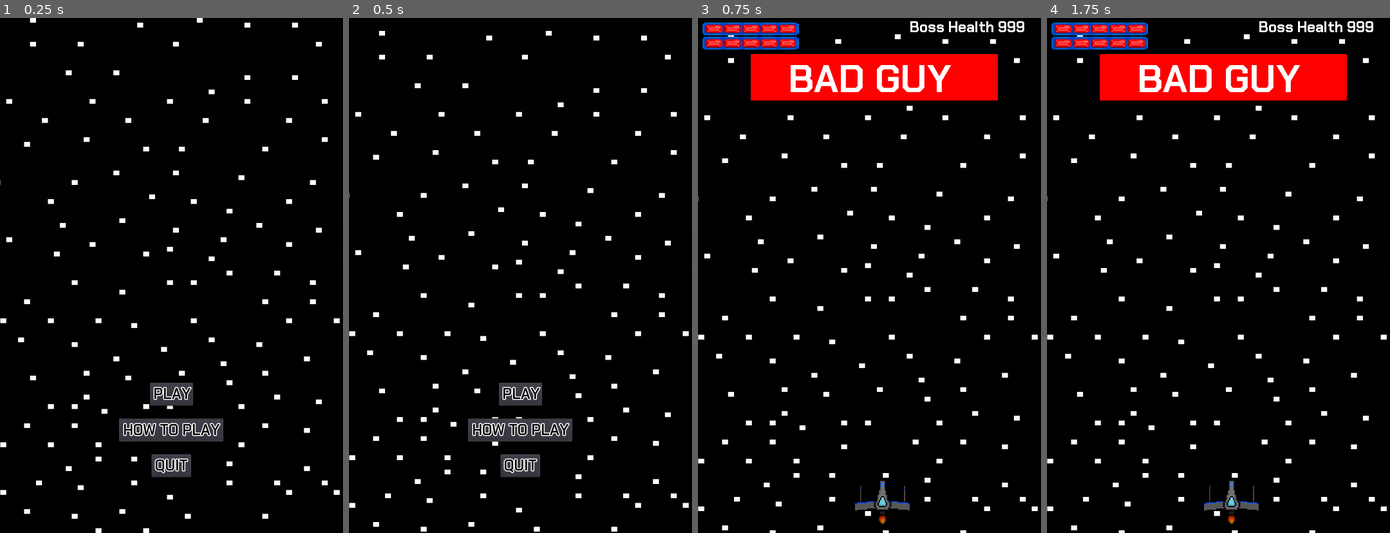
Above: before the commit, frames 1-4 (left to right).
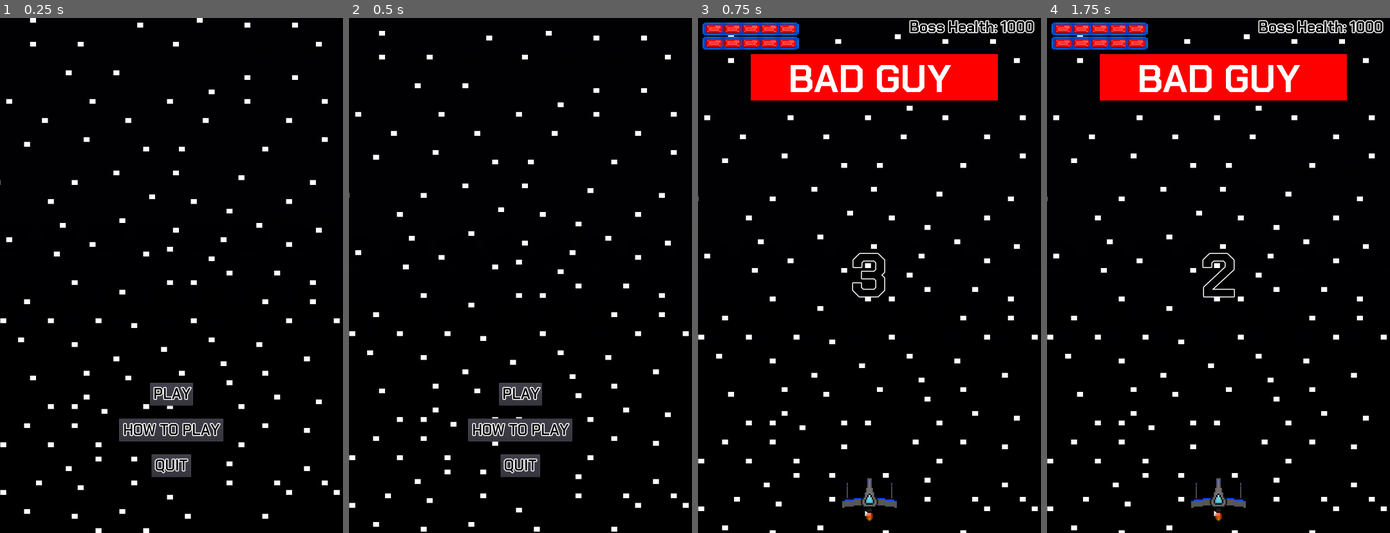
Above: after the commit, the same moments.

Repository: Cecilist/Final-BossFightBulletShooter
Game: Godot game, scene res://src/MainMenu.tscn
Two runs of this game, one before a commit and one after it. Both use one fixed random seed, a clock stepped at 60 frames per second and the inputs below.
Inputs:
- Up to frame 1 (0.25 s): no input
- Up to frame 2 (0.5 s): no input
- Up to frame 3 (0.75 s): click "PLAY" at 0.5 s
- Up to frame 4 (1.75 s): tap Enter (play_game) at 1.25, 1.35 s; hold D (move_right) from 1.28 s (still down); tap Space (shoot) at 1.55 s

Frames 1-2 are identical in both runs. In frame 3, 1.4% of the frame differs, in the area x 42-99%, y 0-99%; in frame 4, 1.4%.

Commit message:
Add unpause timer and refactor code

Diff:
--- a/project/project.godot
+++ b/project/project.godot
@@ -18,11 +18,6 @@
 "class": "BossBullet",
 "language": "GDScript",
 "path": "res://src/BossBullet.gd"
-}, {
-"base": "Node2D",
-"class": "GameOver",
-"language": "GDScript",
-"path": "res://src/GameOver.gd"
 }, {
 "base": "Node2D",
 "class": "Instructions",
@@ -48,22 +43,15 @@
 "class": "PlayerBullet",
 "language": "GDScript",
 "path": "res://src/PlayerBullet.gd"
-}, {
-"base": "Node2D",
-"class": "WonGame",
-"language": "GDScript",
-"path": "res://src/WonGame.gd"
 } ]
 _global_script_class_icons={
 "Boss": "",
 "BossBullet": "",
-"GameOver": "",
 "Instructions": "",
 "Level": "",
 "MainMenu": "",
 "Player": "",
-"PlayerBullet": "",
-"WonGame": ""
+"PlayerBullet": ""
 }
 
 [application]
--- a/project/src/Boss.gd
+++ b/project/src/Boss.gd
@@ -4,25 +4,28 @@
 
 export var boss_health := 1000
 
-
-var boss_health_next = boss_health - 10
 var boss_health_percent := 100
 var boss_paused := true
-var remaining_boss_health = boss_health
 var rng := RandomNumberGenerator.new()
+
+var _remaining_boss_health = boss_health
 
 
 func _physics_process(_delta) -> void:
-	boss_health = clamp(boss_health, 0.0, 1000.0)
+	# Keeps the boss's health from going below 0, mostly for the counter
+	_remaining_boss_health = clamp(_remaining_boss_health, 0, 1000)
 
+	# Shows that the player has won the game
 	boss_paused = get_parent().game_paused
 	if boss_health == 0:
 		get_parent().show_won_game()
 
+	# Shoots the bullets if the game isn't paused
 	if boss_paused == false:
 		_fire_bullet();
 
 
+# Creates instances of the bullets to fire at the player
 func _fire_bullet() -> void:
 	var bullet = load("res://src/BossBullet.tscn").instance()
 	rng.randomize()
@@ -49,5 +52,6 @@
 	#$Cannon5.set_position(cannonMovement)
 
 
+# Lowers the boss's health if they are hit
 func _on_Area2D_area_entered(_area):
 		boss_health -= 10
--- a/project/src/BossBullet.gd
+++ b/project/src/BossBullet.gd
@@ -6,5 +6,6 @@
 
 
 func _physics_process(_delta) -> void:
+	# Moves the bullets if the game is not paused
 	if get_parent().game_paused == false:
 		position.y += 10
--- a/project/src/GameOver.gd
+++ /dev/null
@@ -1,30 +0,0 @@
-class_name GameOver
-extends Node2D
-
-
-# Checks if the player pressed any of the buttons' corresponding keybinds
-func _input(_event) -> void:
-	if Input.is_action_just_pressed("play_game"):
-		_on_ReplayButton_pressed()
-	if Input.is_action_just_pressed("to_next_screen"):
-		_on_ToMenuButton_pressed()
-	if Input.is_action_just_pressed("quit_game"):
-		_on_QuitButton_pressed()
-
-
-# Reloads the level
-func _on_ReplayButton_pressed() -> void:
-	if get_parent().game_over == true:
-		var _ignored = get_tree().change_scene("res://src/Level.tscn")
-
-
-# Returns to the menu
-func _on_ToMenuButton_pressed() -> void:
-	if get_parent().game_over == true:
-		var _ignored = get_tree().change_scene("res://src/MainMenu.tscn")
-
-
-# Quits the game
-func _on_QuitButton_pressed() -> void:
-	if get_parent().game_over == true:
-		get_tree().quit()
--- a/project/src/GameOver.tscn
+++ b/project/src/GameOver.tscn
@@ -1,8 +1,7 @@
-[gd_scene load_steps=8 format=2]
+[gd_scene load_steps=7 format=2]
 
 [ext_resource path="res://assets/fonts/Chakra_Petch/ChakraPetch-Bold.ttf" type="DynamicFontData" id=1]
 [ext_resource path="res://assets/fonts/Chakra_Petch/ChakraPetch-SemiBold.ttf" type="DynamicFontData" id=2]
-[ext_resource path="res://src/GameOver.gd" type="Script" id=3]
 
 [sub_resource type="DynamicFont" id=1]
 size = 128
@@ -26,7 +25,6 @@
 
 [node name="GameOver" type="Node2D"]
 position = Vector2( 360, 540 )
-script = ExtResource( 3 )
 
 [node name="Label" type="Label" parent="."]
 anchor_left = 0.5
--- a/project/src/Level.gd
+++ b/project/src/Level.gd
@@ -6,6 +6,9 @@
 var game_over := false
 var won_game := false
 var bullet_velocity := 10
+
+var _unpause_time_remaining : String = "3"
+var _unpaused = true
 
 
 func _ready():
@@ -37,7 +40,13 @@
 	# Checks the player's health and displays it on the player's health bar
 	if won_game || game_over == true:
 		_pause_game()
-	$Overlay/BossHealth.text  = "Boss Health %d" %lerp($Boss.boss_health, $Boss.boss_health_next, 0.1)
+
+	# Displays the unpause timer
+	if game_paused && _unpaused == true:
+		_show_unpause_timer()
+
+	# Displays the boss's remaining health
+	$Overlay/BossHealth.text  = "Boss Health: %d" % $Boss.boss_health
 
 	# Checks the boss's health and displays it on its health bar
 #	if $Boss.boss_health_percent <= 100:
@@ -70,6 +79,7 @@
 	get_tree().paused = true
 	game_paused = true
 	if won_game == false && game_over == false:
+		_unpaused = false
 		$Overlay/PauseMenu/InGameResumeButton.disabled = false
 		$Overlay/PauseMenu/InGameRestartButton.disabled = false
 		$Overlay/PauseMenu/InGameToMenuButton.disabled = false
@@ -80,6 +90,7 @@
 
 # Unpauses the game and hides the pause menu
 func _unpause_game() -> void:
+	_unpaused = true
 	$Overlay/PauseMenu/InGameResumeButton.disabled = true
 	$Overlay/PauseMenu/InGameRestartButton.disabled = true
 	$Overlay/PauseMenu/InGameToMenuButton.disabled = true
@@ -110,6 +121,13 @@
 	$Overlay/EndButtons/QuitButton.disabled = false
 
 
+# Shows the time remaining until the game unpauses
+func _show_unpause_timer():
+	_unpause_time_remaining = str(int(ceil($Timers/UnpauseTimer.get_time_left())))
+	$Overlay/UnpauseLabel.visible = true
+	$Overlay/UnpauseLabel.text = _unpause_time_remaining
+
+
 # Resumes the game
 func _on_InGameResumeButton_pressed() -> void:
 	game_paused = false
@@ -138,9 +156,11 @@
 		get_tree().quit()
 
 
+# Unpauses the game after the timer finishes
 func _on_UnpauseTimer_timeout():
 	game_paused = false
 	get_tree().paused = false
+	$Overlay/UnpauseLabel.visible = false
 
 
 # Reloads the level
--- a/project/src/Level.tscn
+++ b/project/src/Level.tscn
@@ -66,6 +66,12 @@
 
 [sub_resource type="DynamicFont" id=13]
 size = 32
+outline_size = 2
+font_data = ExtResource( 8 )
+
+[sub_resource type="DynamicFont" id=14]
+size = 128
+outline_size = 2
 font_data = ExtResource( 8 )
 
 [node name="Level" type="Node2D"]
@@ -73,7 +79,7 @@
 script = ExtResource( 3 )
 
 [node name="Player" parent="." instance=ExtResource( 1 )]
-position = Vector2( 387.434, 1005.75 )
+position = Vector2( 360, 1000 )
 scale = Vector2( 0.25, 0.25 )
 
 [node name="Boss" parent="." groups=[
@@ -332,7 +338,27 @@
 margin_right = 724.238
 margin_bottom = 57.8216
 custom_fonts/font = SubResource( 13 )
-text = "Boss Health:"
+custom_colors/font_color = Color( 0, 0, 0, 1 )
+text = "BossHealth"
+__meta__ = {
+"_edit_use_anchors_": false
+}
+
+[node name="UnpauseLabel" type="Label" parent="Overlay"]
+visible = false
+anchor_left = 0.5
+anchor_top = 0.5
+anchor_right = 0.5
+anchor_bottom = 0.5
+margin_left = -273.0
+margin_top = -83.5
+margin_right = 273.0
+margin_bottom = 83.5
+custom_fonts/font = SubResource( 14 )
+custom_colors/font_color = Color( 0, 0, 0, 1 )
+text = "TimeLeft"
+align = 1
+valign = 1
 __meta__ = {
 "_edit_use_anchors_": false
 }
--- a/project/src/Player.gd
+++ b/project/src/Player.gd
@@ -14,6 +14,9 @@
 
 
 func _physics_process(_delta) -> void:
+	# Clamps the player's health
+	_remaining_player_health = clamp(_remaining_player_health, 0, player_health)
+
 	# Checks if the game has been paused
 	ship_paused = get_parent().game_paused
 
@@ -84,14 +87,7 @@
 	bulletR.global_position = $RightCannon.global_position
 
 
-# Reduces the players health if they take damage
-func _on_Hitbox_body_entered(_body) -> void:
-	pass
-	#if body == $Boss || body == $Boss_bullet:
-		#_remaining_player_health -= 10
-
-# using area, not body, for boss and bullets
-# this works, but will break if we use areas for anything else
+# Reduces the player's health if they are hit
 func _on_Hitbox_area_entered(_area) -> void:
 	if _player_invulnerable == false:
 		_remaining_player_health -= 10
@@ -99,5 +95,6 @@
 		$InvulnerabilityTimer.start()
 
 
+# Removes the invulnerability on the player after they were hit
 func _on_InvulnerabilityTimer_timeout():
 	_player_invulnerable = false
--- a/project/src/Player.tscn
+++ b/project/src/Player.tscn
@@ -54,5 +54,4 @@
 one_shot = true
 
 [connection signal="area_entered" from="Hitbox" to="." method="_on_Hitbox_area_entered"]
-[connection signal="body_entered" from="Hitbox" to="." method="_on_Hitbox_body_entered"]
 [connection signal="timeout" from="InvulnerabilityTimer" to="." method="_on_InvulnerabilityTimer_timeout"]
--- a/project/src/PlayerBullet.gd
+++ b/project/src/PlayerBullet.gd
@@ -2,5 +2,6 @@
 extends Area2D
 
 func _physics_process(_delta):
+	# Moves the player's bullets if the game is not paused
 	if get_parent().game_paused == false:
 		position.y -= 10
--- a/project/src/WonGame.gd
+++ /dev/null
@@ -1,30 +0,0 @@
-class_name WonGame
-extends Node2D
-
-
-# Checks if the player pressed any of the buttons' corresponding keybinds
-func _input(_event) -> void:
-	if Input.is_action_just_pressed("play_game"):
-		_on_ReplayButton_pressed()
-	if Input.is_action_just_pressed("to_next_screen"):
-		_on_ToMenuButton_pressed()
-	if Input.is_action_just_pressed("quit_game"):
-		_on_QuitButton_pressed()
-
-
-# Reloads the level
-func _on_ReplayButton_pressed() -> void:
-	if get_parent().won_game == true:
-		var _ignored = get_tree().change_scene("res://src/Level.tscn")
-
-
-# Returns to the menu
-func _on_ToMenuButton_pressed() -> void:
-	if get_parent().won_game == true:
-		var _ignored = get_tree().change_scene("res://src/MainMenu.tscn")
-
-
-# Quits the game
-func _on_QuitButton_pressed() -> void:
-	if get_parent().won_game == true:
-		get_tree().quit()
--- a/project/src/WonGame.tscn
+++ b/project/src/WonGame.tscn
@@ -1,8 +1,7 @@
-[gd_scene load_steps=8 format=2]
+[gd_scene load_steps=7 format=2]
 
 [ext_resource path="res://assets/fonts/Chakra_Petch/ChakraPetch-Bold.ttf" type="DynamicFontData" id=1]
 [ext_resource path="res://assets/fonts/Chakra_Petch/ChakraPetch-SemiBold.ttf" type="DynamicFontData" id=2]
-[ext_resource path="res://src/WonGame.gd" type="Script" id=3]
 
 [sub_resource type="DynamicFont" id=1]
 size = 128
@@ -26,7 +25,6 @@
 
 [node name="WonGame" type="Node2D"]
 position = Vector2( 360, 540 )
-script = ExtResource( 3 )
 
 [node name="Label" type="Label" parent="."]
 anchor_left = 0.5
Not shown: 1 places in project/src/Level.tscn that only renumber resources
Not shown, changed: raw_assets/textures/Player/Player Ship Sprites.aseprite
